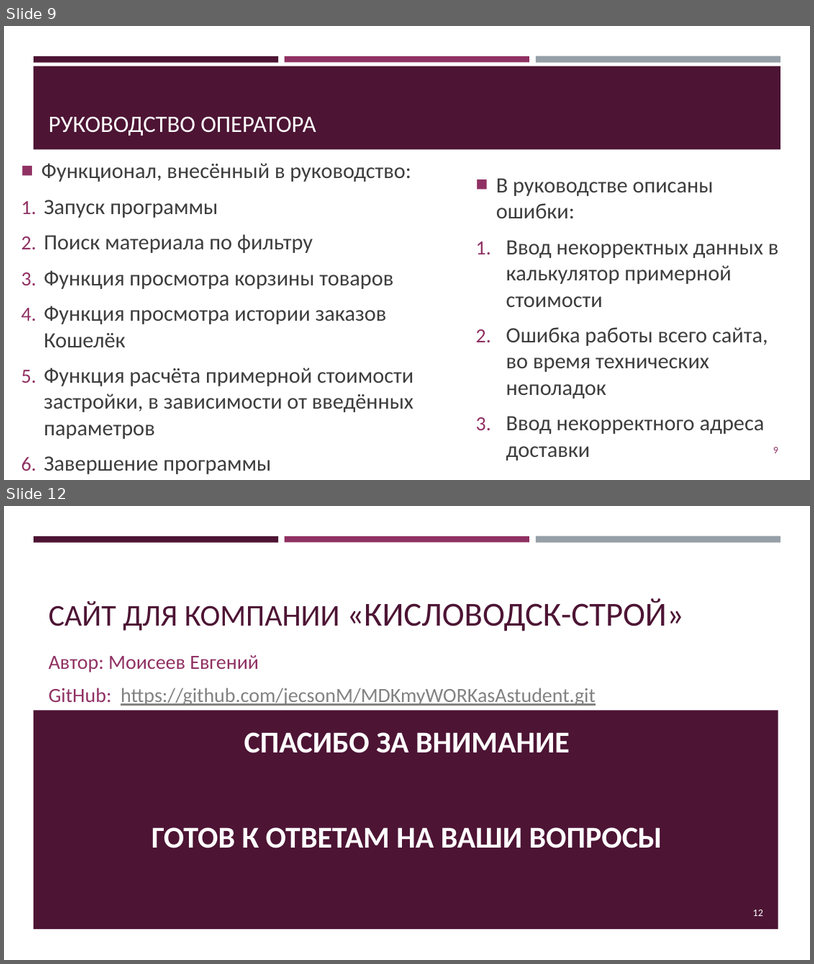
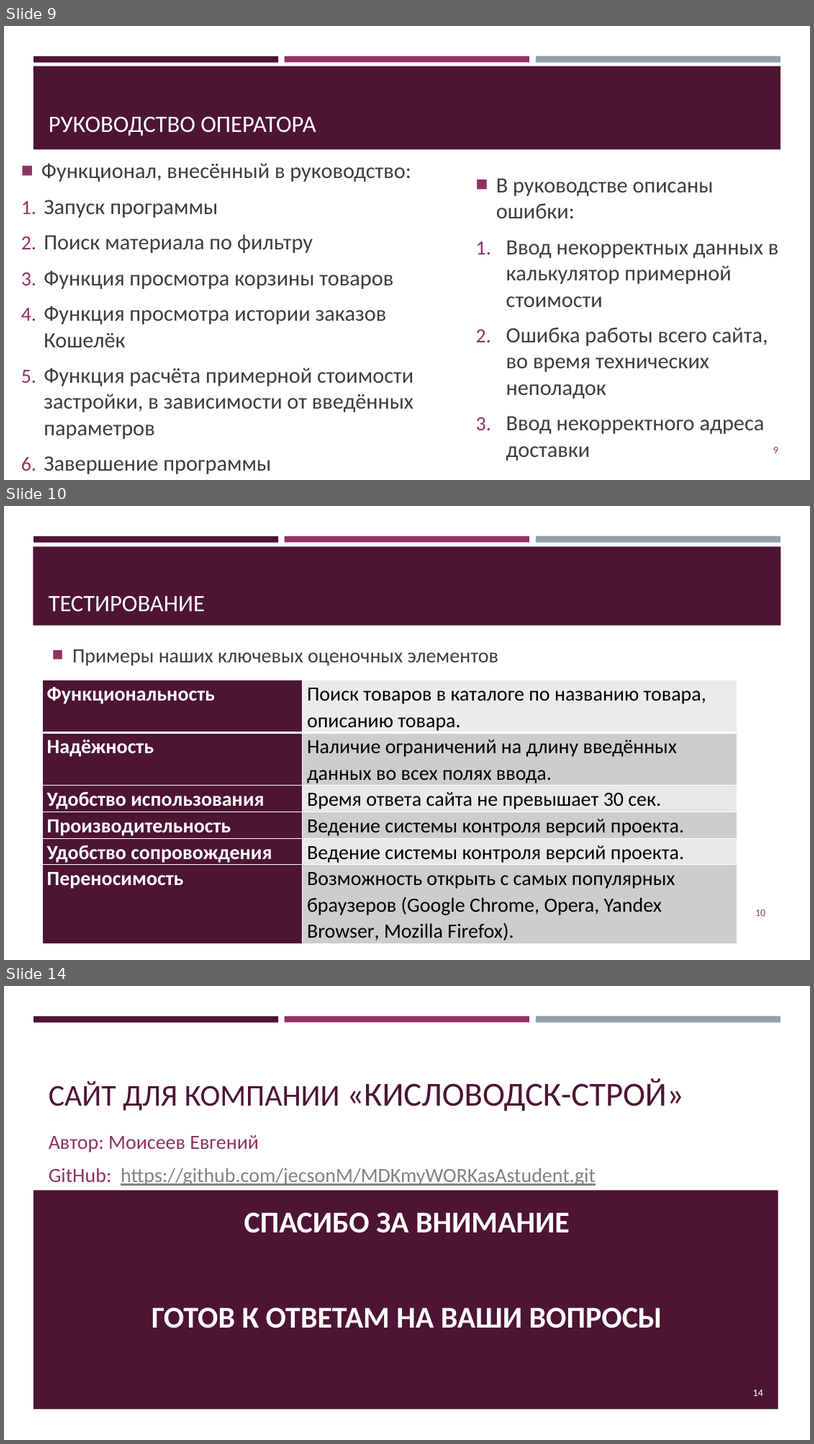
Before and after one commit to jecsonM/MDKmyWORKasAstudent, a slide deck: Сайт для компании «Кисловодск-строй».pptx. Shown one above the other, each under a label of ours: slides 9 and 12 before the commit, slides 9, 10 and 14 after it; the slides between them are not shown. The pictures are 814x964 and 814x1444 pixels, drawn with LibreOffice and Linux fonts; fonts in the diff are those of the drawing. Boxes give left, top, right and bottom in pixels: in the first picture for what was removed or moved away, otherwise in the second. Text is boxed around its words. In the diff, an @@ line names an element or a change of style, - is before the commit and + after.

```diff
--- a/Сайт для компании «Кисловодск-строй».pptx
+++ b/Сайт для компании «Кисловодск-строй».pptx
@@ slide 10 added at (4, 506, 810, 960), background #FFFFFF; not listed: 3 template elements that a slide beside it also shows @@
@@ rectangle added at (33, 546, 782, 626), fill #4D1434 @@
@@ title added at (49, 595, 205, 612), 28 pt, text #FFFFFF @@
+ТЕСТИРОВАНИЕ
@@ text added at (72, 649, 499, 666), 24 pt, text #3D3D3D @@
+■ Примеры наших ключевых оценочных элементов
@@ table added at (43, 680, 738, 943), 6 rows, 2 columns @@
+Функциональность | Поиск товаров в каталоге по названию товара, описанию товара.
+Надёжность | Наличие ограничений на длину введённых данных во всех полях ввода.
+Удобство использования | Время ответа сайта не превышает 30 сек.
+Производительность | Ведение системы контроля версий проекта.
+Удобство сопровождения | Ведение системы контроля версий проекта.
+Переносимость | Возможность открыть с самых популярных браузеров (Google Chrome, Opera, Yandex Browser, Mozilla Firefox).
@@ page number added at (756, 909, 766, 916), 12 pt, text #903163 @@
+10
@@ what was slide 12 is now slide 14 @@
@@ page number at (754, 1389, 764, 1396): text changed @@
-12
+14
```
Also in this commit, not shown: 5 slides changed, 2 other slides added, 1 slide removed, 1 other file.
